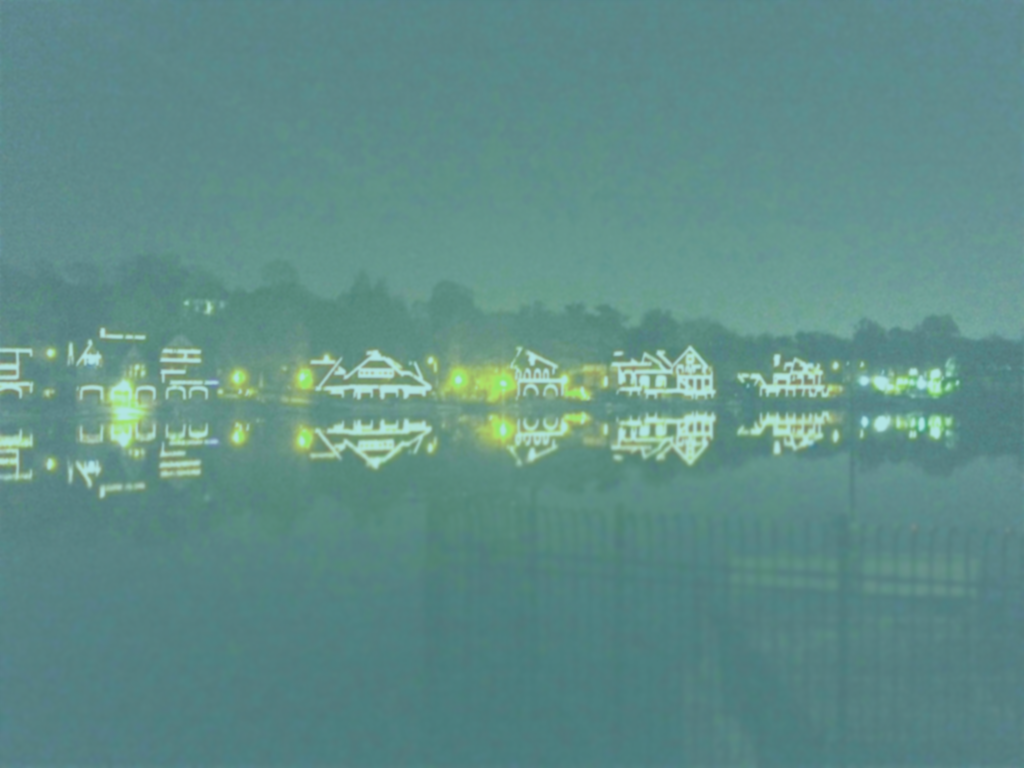
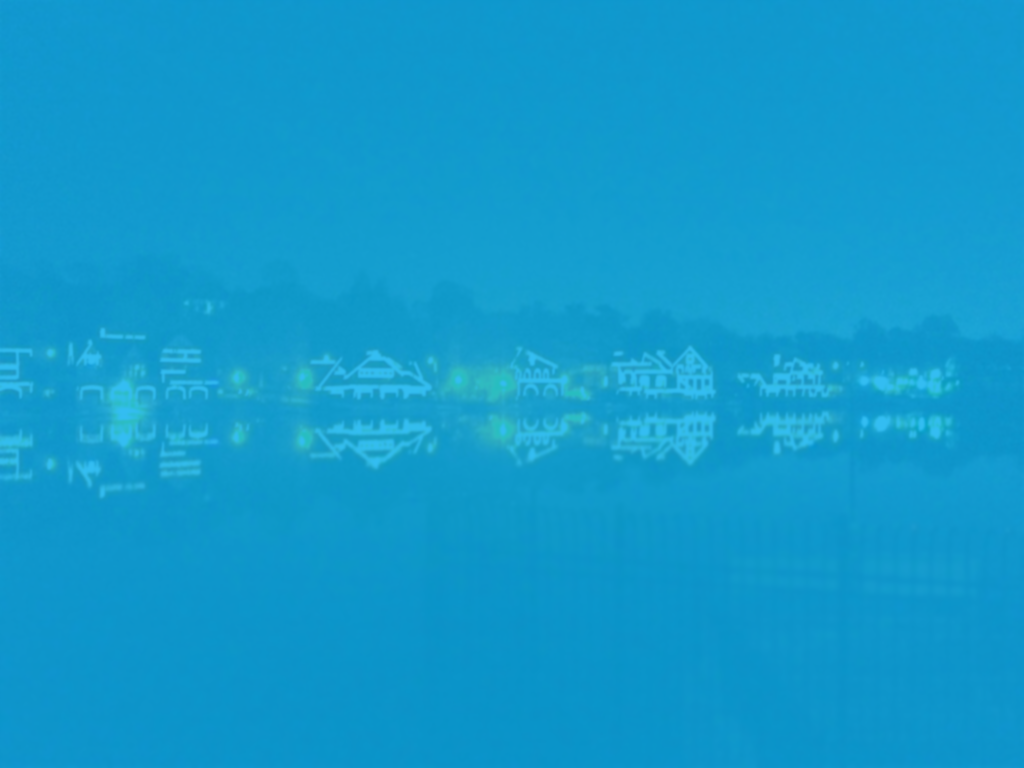
Comparing the layer stacks of the two 1024×768 images. Changes:
"Layer 2": opacity 50% → 80%, painted on it over [0, 0, 1024, 768]
